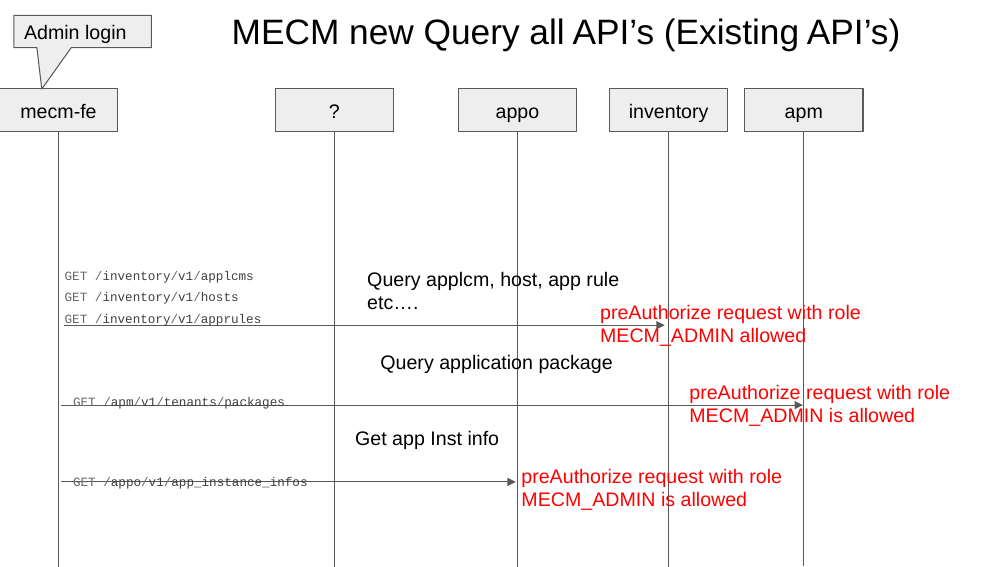
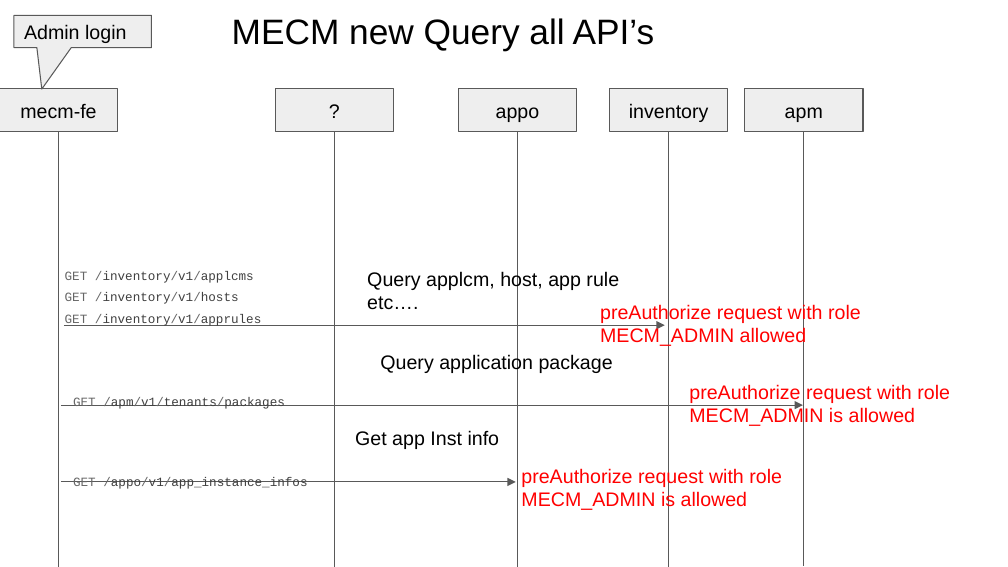
Before and after one commit to EdgeGallery/community, a slide deck: slide 12 of MECM PT/Release V1.1/MECM admin role support.pptx (slide 5 before the commit). Drawn at 1008x567 pixels with LibreOffice and Linux fonts; fonts in the diff are those of the drawing. Boxes give left, top, right and bottom in pixels: in the first picture for what was removed or moved away, otherwise in the second. Text is boxed around its words. In the diff, an @@ line names an element or a change of style, - is before the commit and + after.

Commit message:
mecm admin role support

```diff
--- a/MECM PT/Release V1.1/MECM admin role support.pptx
+++ b/MECM PT/Release V1.1/MECM admin role support.pptx
@@ title at box(232, 18, 655, 50): text changed @@
-MECM new Query all API’s (Existing API’s)
+MECM new Query all API’s
```
Also in this commit, not shown: 1 other slide changed, 11 slides added, 1 slide removed.
